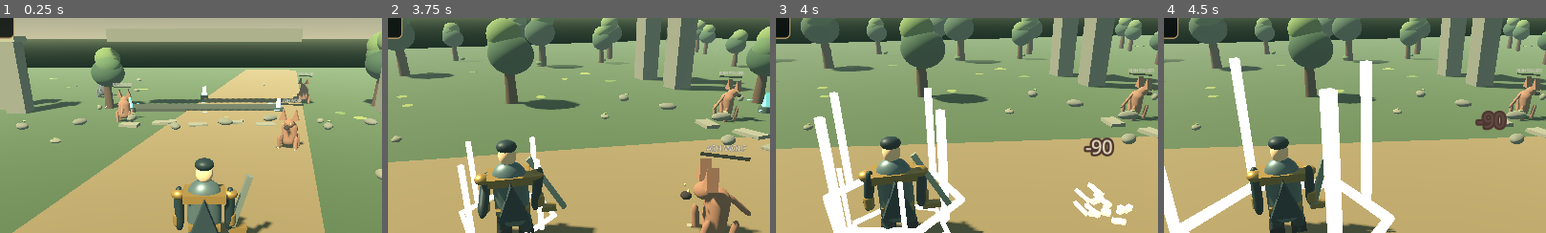
Above: before the commit, frames 1-4 (left to right).
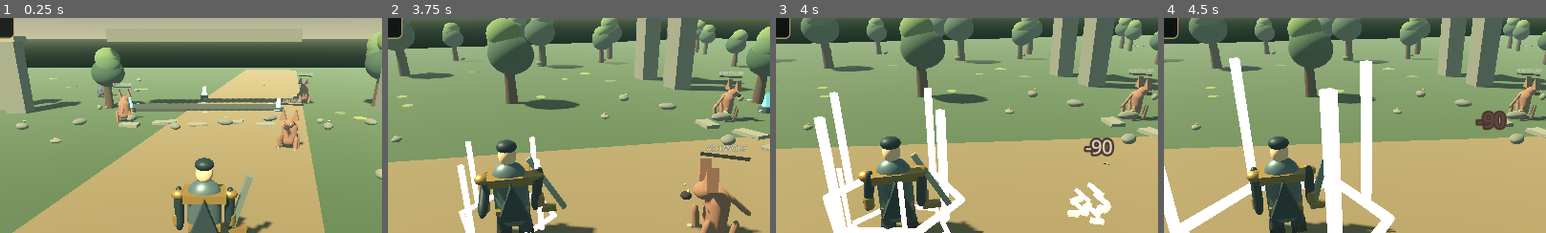
Above: after the commit, the same moments.

Repository: filesgloom-png/ELDERVALE
Game: Godot game, scene res://scenes/main_3d.tscn
The game is run twice, just before and just after one commit, with the same random seed, the same clock (stepped at 60 frames per second) and the same inputs.
Inputs (mouse positions are % of the whole screen's width and height, from its top left):
- Up to frame 1 (0.25 s): no input
- Up to frame 2 (3.75 s): click "ATTACK" at 0.5 s; click "SKILL" at 1.25 s; click "DODGE" at 2 s; click "ULT" at 2.75 s; tap Enter (ui_accept) at 3.5 s; move the mouse to (72, 45) at 3.52 s; hold Right (ui_right) from 3.53 s (still down); tap Q at 3.6 s; click (72, 45) at 3.67 s
- Up to frame 3 (4 s): keep holding Right (ui_right); tap Enter (ui_accept) at 3.77 s
- Up to frame 4 (4.5 s): release Right (ui_right) at 4.25 s; drag from (30, 55) to (45, 70) at 4.27 s
The pictures show only the part of the screen within x 23-73%, y 12-62%; the shares and areas given below are measured in that part.

Frames 1-2 are identical in both runs. In frame 3, 0.9% of the frame differs, in the area x 76-94%, y 67-97%; in frame 4, nothing differs.
Error before the commit: Invalid access to property or key 'rotation' on a base object of type 'previously freed'. (res://scripts/main_3d.gd:597)
Error after the commit: Invalid access to property or key 'rotation' on a base object of type 'previously freed'. (res://scripts/main_3d.gd:619)

Commit message:
combat: improve enemy knockback and health bar fade

Diff:
--- a/scripts/main_3d.gd
+++ b/scripts/main_3d.gd
@@ -32,6 +32,8 @@
 var enemy_hit_timers: Dictionary = {}
 var enemy_base_colors: Dictionary = {}
 var enemy_health_ui: Dictionary = {}
+var enemy_knockback: Dictionary = {}
+var health_bar_fade_effects: Array[Dictionary] = []
 var damage_number_effects: Array[Dictionary] = []
 var animated_sword: Node3D
 var animated_cape: Node3D
@@ -414,6 +416,25 @@
 	add_child(number)
 	damage_number_effects.append({"node": number, "age": 0.0, "duration": 0.72, "drift": Vector3(0.0, 1.15, 0.0)})
 
+func _update_health_bar_fades(delta: float) -> void:
+	for i in range(health_bar_fade_effects.size() - 1, -1, -1):
+		var item: Dictionary = health_bar_fade_effects[i]
+		var root := item.get("root") as Node3D
+		if not is_instance_valid(root):
+			health_bar_fade_effects.remove_at(i)
+			continue
+		var age := float(item.get("age", 0.0)) + delta
+		var duration := float(item.get("duration", 0.24))
+		item["age"] = age
+		health_bar_fade_effects[i] = item
+		if age >= duration:
+			root.queue_free()
+			health_bar_fade_effects.remove_at(i)
+			continue
+		var progress := clampf(age / duration, 0.0, 1.0)
+		root.scale = Vector3.ONE * (1.0 - progress) * (1.0 - progress)
+		root.position.y += delta * 0.45
+
 func _update_damage_numbers(delta: float) -> void:
 	for i in range(damage_number_effects.size() - 1, -1, -1):
 		var item: Dictionary = damage_number_effects[i]
@@ -561,6 +582,7 @@
 		magical_materials[i].emission_energy_multiplier = pulse * (1.25 if i < 3 else 0.8)
 	_update_combat_effects(delta)
 	_update_damage_numbers(delta)
+	_update_health_bar_fades(delta)
 	attack_cooldown = maxf(0.0, attack_cooldown - delta)
 	skill_cooldown = maxf(0.0, skill_cooldown - delta)
 	attack_flash = maxf(0.0, attack_flash - delta)
@@ -611,6 +633,12 @@
 		if not is_instance_valid(enemy): continue
 		var hit_left: float = maxf(0.0, float(enemy_hit_timers.get(enemy, 0.0)) - delta)
 		enemy_hit_timers[enemy] = hit_left
+		var knockback: Vector3 = enemy_knockback.get(enemy, Vector3.ZERO)
+		if knockback.length_squared() > 0.0004:
+			enemy.position += knockback * delta
+			enemy_knockback[enemy] = knockback.move_toward(Vector3.ZERO, 17.0 * delta)
+		else:
+			enemy_knockback.erase(enemy)
 		enemy.rotation.z = lerpf(enemy.rotation.z, 0.0, minf(1.0, delta * 12.0))
 		if enemy_health_ui.has(enemy):
 			var display: Dictionary = enemy_health_ui[enemy]
@@ -772,19 +800,19 @@
 	enemy_health[enemy] = remaining_hp
 	_spawn_damage_number(enemy, damage)
 	_update_enemy_health_ui(enemy)
-	# Brief hit-stop-like feedback: a red flash, recoil, and a short interruption of pursuit.
+	# Stronger readable impact: brief flash, stagger, and a damped physical-looking shove.
 	var body := enemy.get_node_or_null("EnemyBody") as MeshInstance3D
 	if body != null:
 		var flash_material := body.material_override as StandardMaterial3D
 		if flash_material != null:
-			flash_material.albedo_color = Color("#e5a08c")
+			flash_material.albedo_color = Color("#ffd0ad")
 	enemy_hit_timers[enemy] = ENEMY_HIT_REACTION_DURATION
 	_spawn_combat_effect("hit", enemy.position + Vector3(0.0, 0.9, 0.0))
 	var recoil := enemy.global_position - player.global_position
 	recoil.y = 0.0
 	if recoil.length_squared() > 0.001:
-		enemy.position += recoil.normalized() * 0.48
-	enemy.rotation.z = -0.2 if enemy.position.x < player.position.x else 0.2
+		enemy_knockback[enemy] = recoil.normalized() * 4.2
+	enemy.rotation.z = -0.28 if enemy.position.x < player.position.x else 0.28
 	if remaining_hp > 0:
 		status_label.text = "HIT  •  %d DAMAGE  •  %d HP LEFT" % [damage, remaining_hp]
 		return
@@ -794,8 +822,15 @@
 	enemies.erase(enemy)
 	enemy_health.erase(enemy)
 	enemy_hit_timers.erase(enemy)
+	enemy_knockback.erase(enemy)
 	enemy_base_colors.erase(enemy)
-	enemy_health_ui.erase(enemy)
+	if enemy_health_ui.has(enemy):
+		var display: Dictionary = enemy_health_ui[enemy]
+		var display_root := display.get("root") as Node3D
+		if is_instance_valid(display_root):
+			display_root.reparent(self, true)
+			health_bar_fade_effects.append({"root": display_root, "age": 0.0, "duration": 0.24})
+		enemy_health_ui.erase(enemy)
 	_spawn_combat_effect("death", enemy.position + Vector3(0.0, 0.04, 0.0))
 	enemy.queue_free()
 	if target_label != null:
